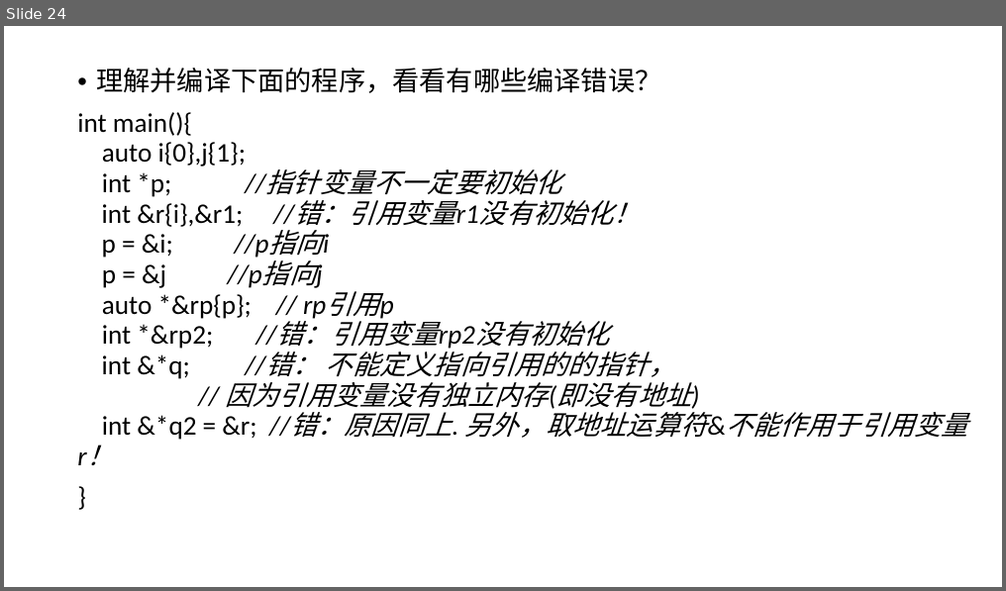
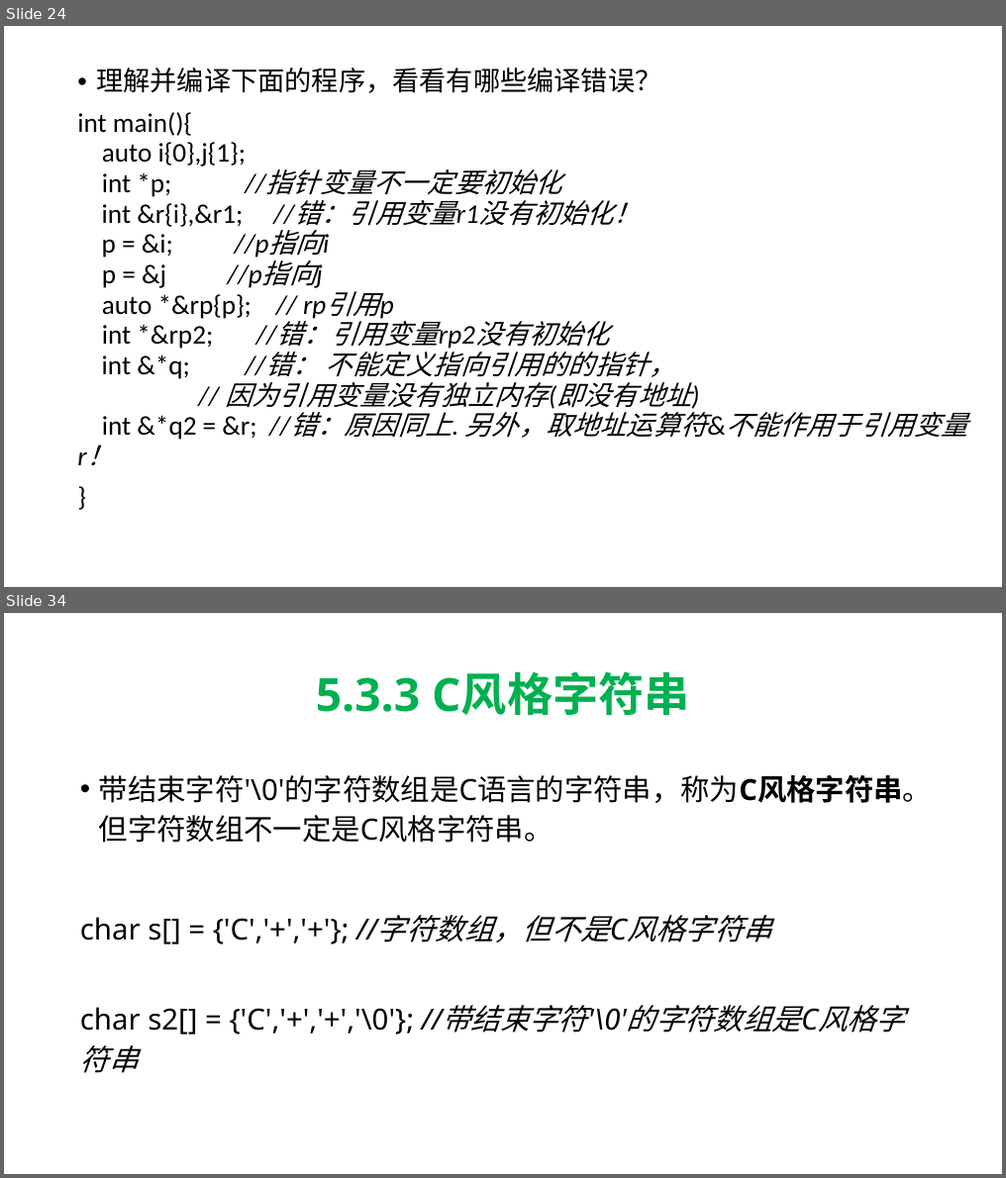
Before and after one commit to hwdong-net/cplusplus17, a slide deck: ppt/第5章 复合类型.pptx. Shown one above the other, each under a label of ours: slide 24 before the commit, slides 24 and 34 after it; the slides between them are not shown. The pictures are 1006x591 and 1006x1178 pixels, drawn with LibreOffice and Linux fonts; fonts in the diff are those of the drawing. Boxes give left, top, right and bottom in pixels: in the first picture for what was removed or moved away, otherwise in the second. Text is boxed around its words. In the diff, an @@ line names an element or a change of style, - is before the commit and + after.

```diff
--- a/ppt/第5章 复合类型.pptx
+++ b/ppt/第5章 复合类型.pptx
@@ slide 34 added at bbox=[4, 613, 1002, 1174], background #FFFFFF @@
@@ title added at bbox=[316, 671, 690, 715], 44 pt, text #00B050, bold @@
+5.3.3 C风格字符串
@@ text added at bbox=[80, 775, 933, 1035], 28 pt, text #000000 @@
+• 带结束字符'\0'的字符数组是C语言的字符串，称为C风格字符串。但字符数组不一定是C风格字符串。
+char s[] = {'C','+','+'}; //字符数组，但不是C风格字符串
+char s2[] = {'C','+','+','\0'}; //带结束字符'\0'的字符数组是C风格字符串
```
Also in this commit, not shown: 25 other slides added.
